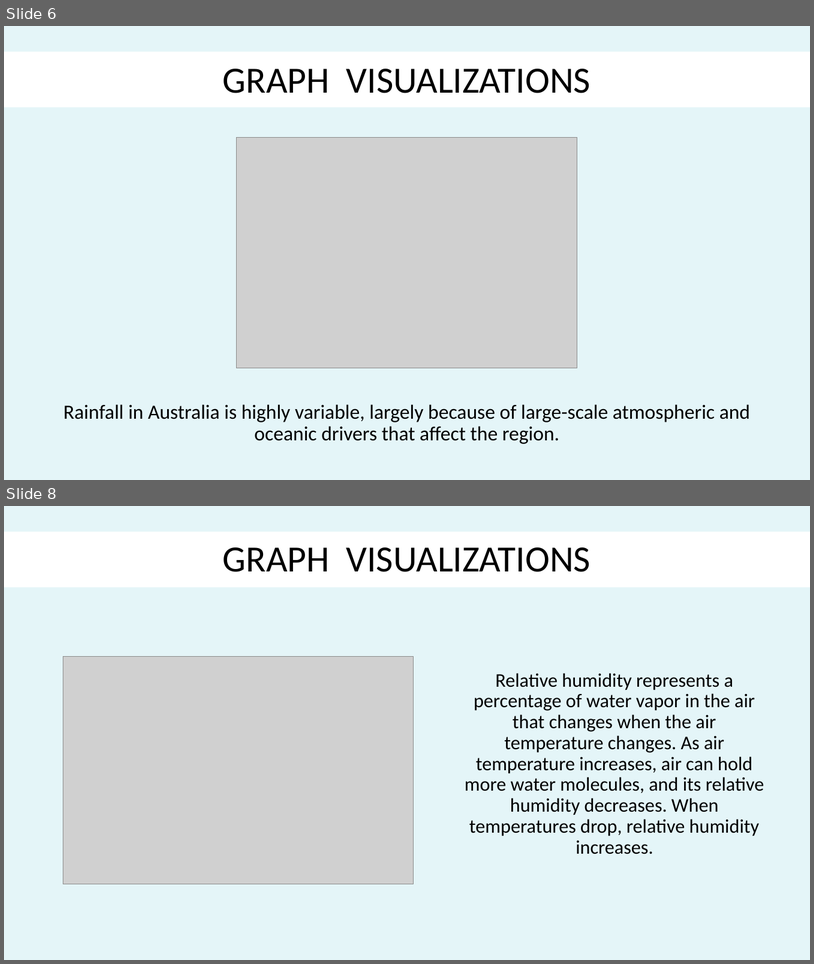
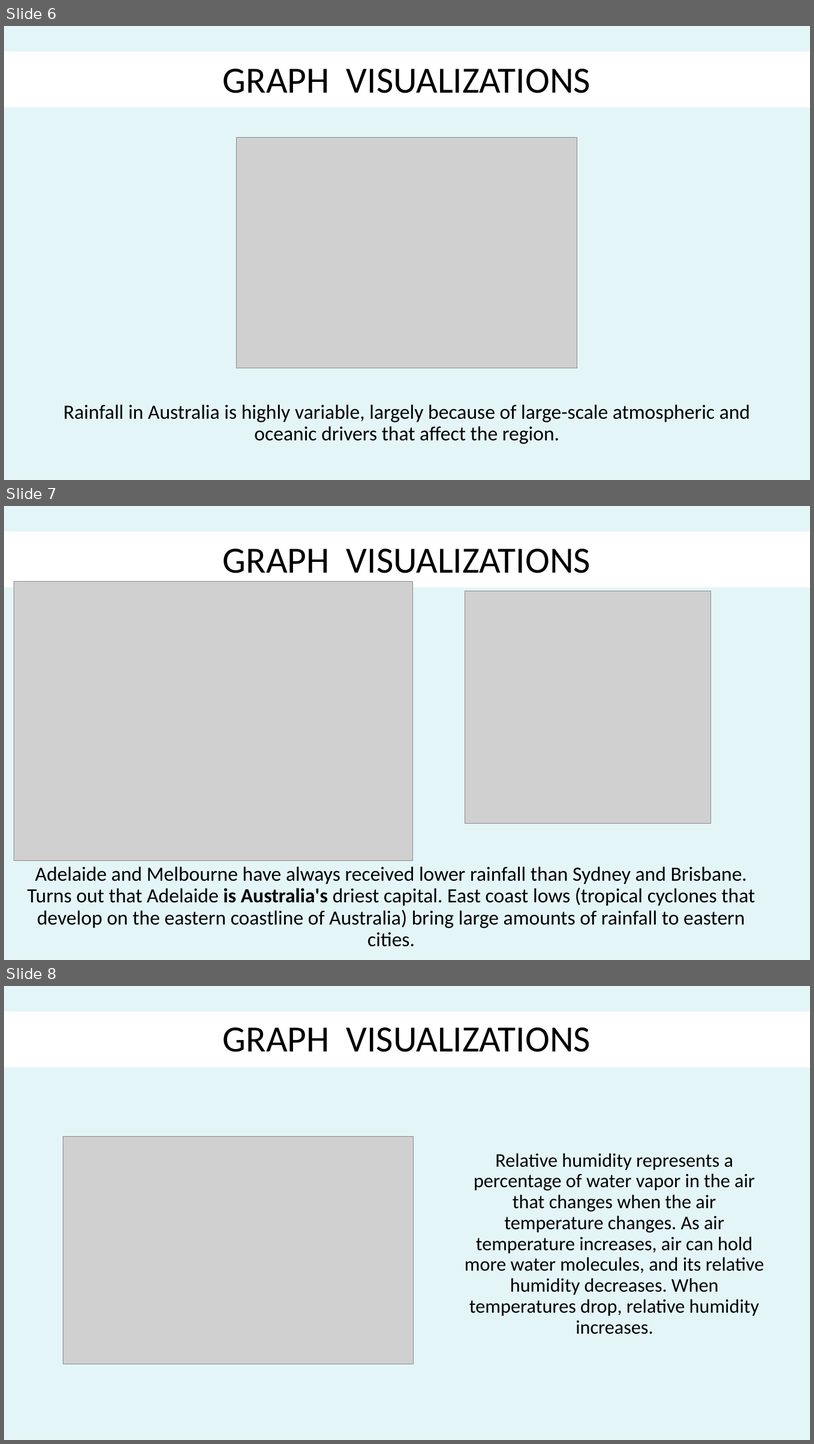
Before and after one commit to Kavya-Shekar/Australian_Weather_Forecast, a slide deck: Australia_weather.pptx. Shown one above the other, each under a label of ours: slides 6 and 8 before the commit, slides 6, 7 and 8 after it; the slides between them are not shown. The pictures are 814x964 and 814x1444 pixels, drawn with LibreOffice and Linux fonts; fonts in the diff are those of the drawing; grey boxes stand for pictures. Boxes give left, top, right and bottom in pixels: in the first picture for what was removed or moved away, otherwise in the second. Text is boxed around its words. In the diff, an @@ line names an element or a change of style, - is before the commit and + after.

Commit message:
Modified presentation

```diff
--- a/Australia_weather.pptx
+++ b/Australia_weather.pptx
@@ slide 7 added at [4,506,810,960], background #E4F5F8 at 98% opacity @@
@@ rectangle added at [4,531,810,587], fill #FFFFFF @@
@@ text added at [223,549,591,582], 44 pt, text #000000 @@
+GRAPH VISUALIZATIONS
@@ picture added at [14,581,413,861] @@
@@ picture added at [465,591,711,823] @@
@@ text added at [27,866,755,946], 24 pt, text #000000 @@
+Adelaide and Melbourne have always received lower rainfall than Sydney and Brisbane. Turns out that Adelaide is Australia's driest capital. East coast lows (tropical cyclones that develop on the eastern coastline of Australia) bring large amounts of rainfall to eastern cities.
```
Also in this commit, not shown: 1 slide removed.
